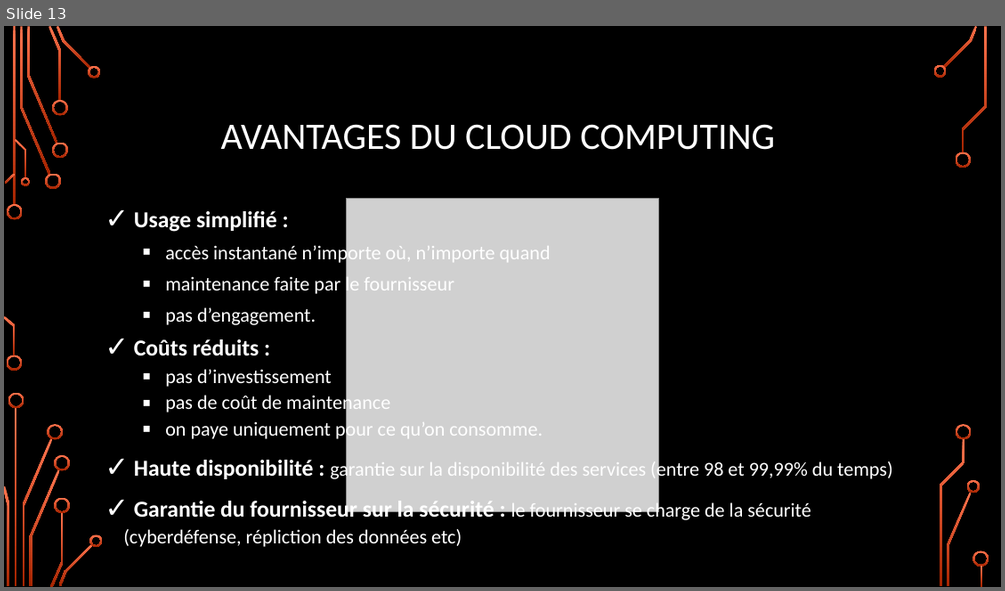
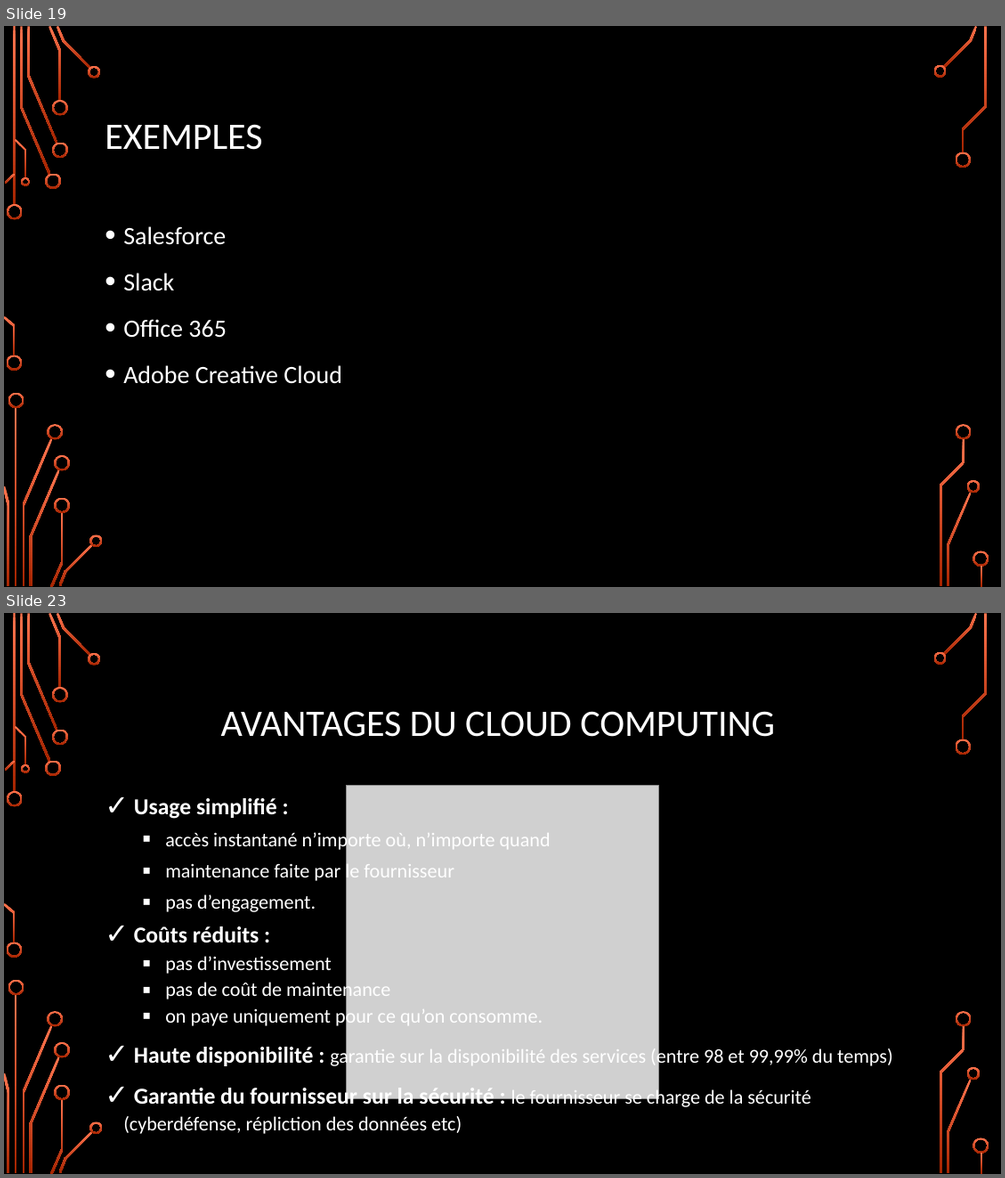
Before and after one commit to CorleoneDany/Cloud-Computing, a slide deck: Cloud Computing - F.ppsx. Shown one above the other, each under a label of ours: slide 13 before the commit, slides 19 and 23 after it; the slides between them are not shown. The pictures are 1005x591 and 1005x1178 pixels, drawn with LibreOffice and Linux fonts; fonts in the diff are those of the drawing; grey boxes stand for pictures; background and template pictures are left out. Boxes give left, top, right and bottom in pixels: in the first picture for what was removed or moved away, otherwise in the second. Text is boxed around its words. In the diff, an @@ line names an element or a change of style, - is before the commit and + after.

```diff
--- a/Cloud Computing - F.ppsx
+++ b/Cloud Computing - F.ppsx
@@ slide 19 added at <box>4,26,1001,587</box>, background picture (left out); not listed: 36 template elements that a slide beside it also shows @@
@@ title added at <box>105,124,262,150</box>, 36 pt, text #FFFFFF @@
+EXEMPLES
@@ text added at <box>123,226,342,384</box>, 24 pt, text #FFFFFF @@
+• Salesforce
+• Slack
+• Office 365
+• Adobe Creative Cloud
@@ what was slide 13 is now slide 23 @@
```
Also in this commit, not shown: 9 slides changed, 9 other slides added.
